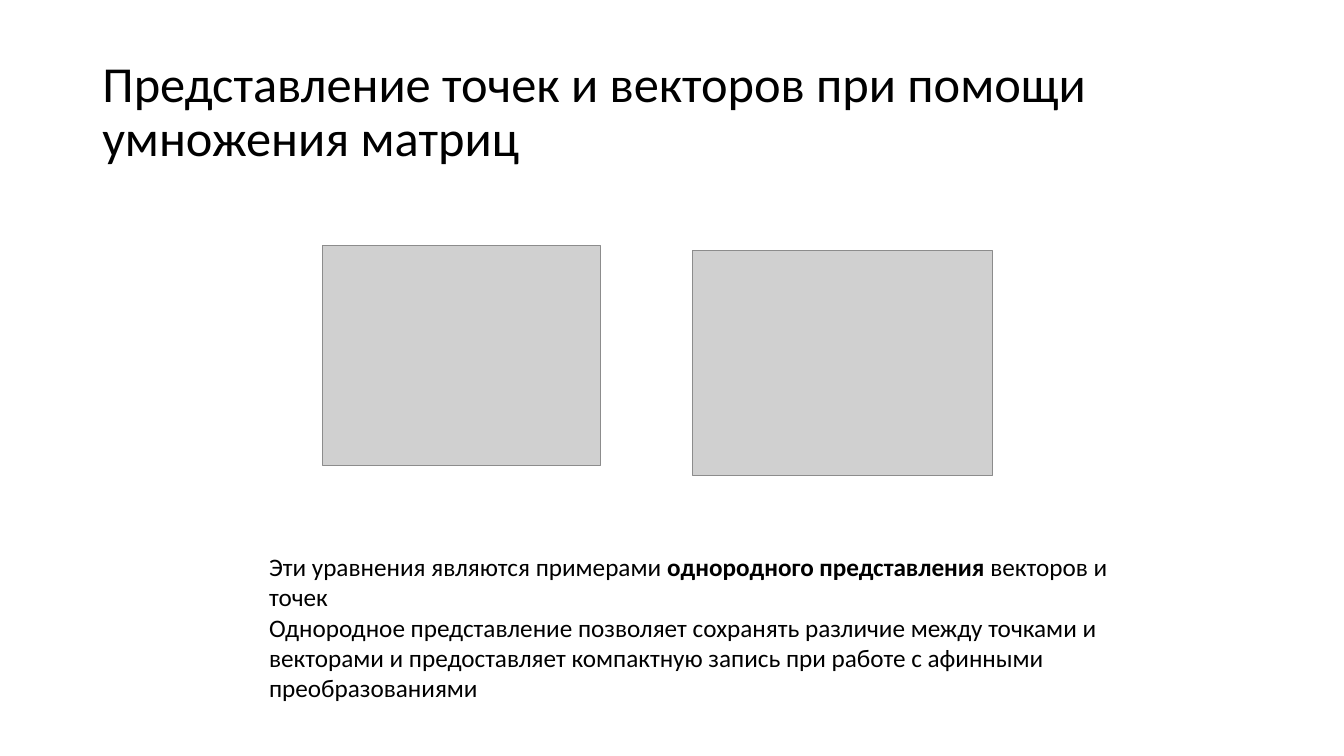
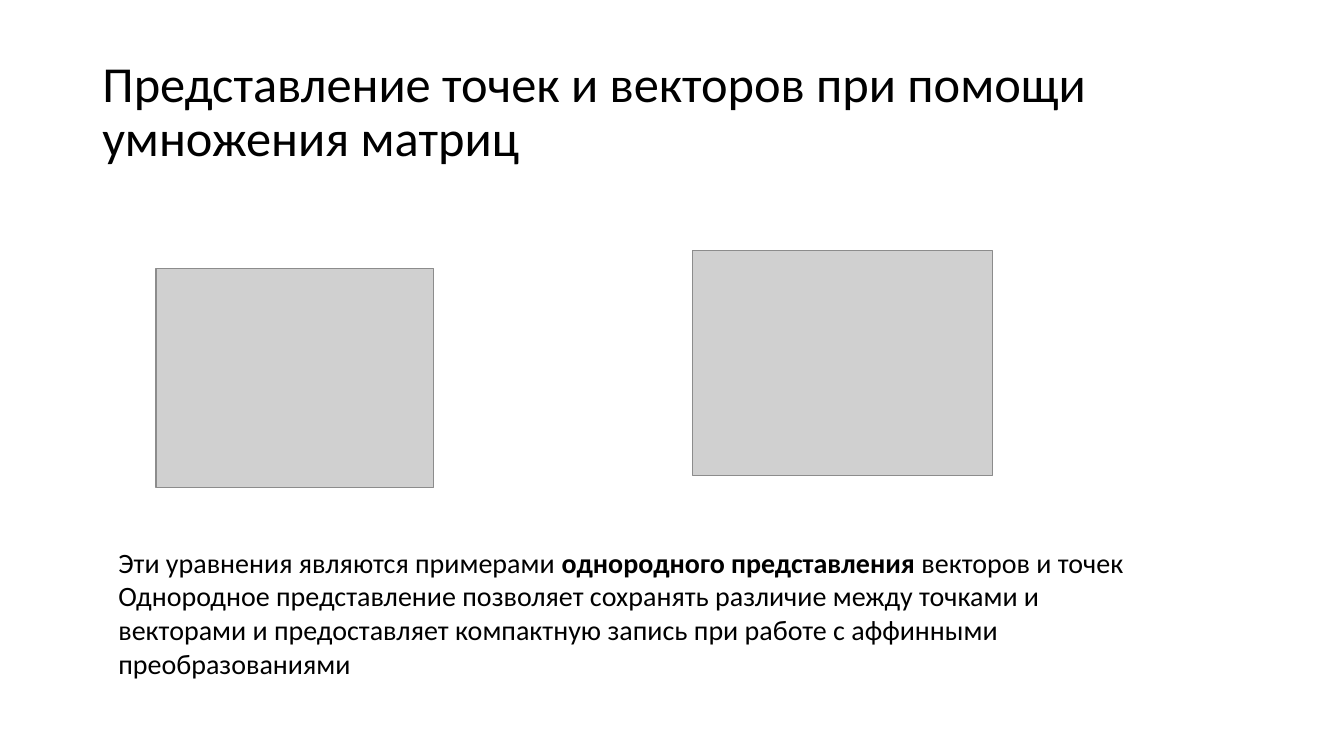
Before and after one commit to alexey-malov/cg-course, a slide deck: slide 55 of lectures/04 - Векторный анализ, трансформации и матрицы.pptx (slide 58 before the commit). Drawn at 1344x756 pixels with LibreOffice and Linux fonts; fonts in the diff are those of the drawing; grey boxes stand for pictures. Boxes give left, top, right and bottom in pixels: in the first picture for what was removed or moved away, otherwise in the second. Text is boxed around its words. In the diff, an @@ line names an element or a change of style, - is before the commit and + after.

```diff
--- a/lectures/04 - Векторный анализ, трансформации и матрицы.pptx
+++ b/lectures/04 - Векторный анализ, трансформации и матрицы.pptx
@@ picture moved from (x1=323, y1=246, x2=601, y2=466) to (x1=156, y1=268, x2=435, y2=488) @@
@@ text "Эти уравнения являются примерами однородного ..." moved from (x1=269, y1=559, x2=1108, y2=701) to (x1=118, y1=555, x2=1123, y2=679) @@
@@ text at (x1=118, y1=555, x2=1123, y2=578): size 18 to 20 pt in "Эти уравнения являются примерами однородного представления в ..." @@
@@ text at (x1=118, y1=587, x2=1039, y2=679): text changed; size 18 to 20 pt @@
-Однородное представление позволяет сохранять различие между точками и векторами и предоставляет компактную запись при работе с афинными преобразованиями
+Однородное представление позволяет сохранять различие между точками и векторами и предоставляет компактную запись при работе с аффинными преобразованиями
```
Also in this commit, not shown: 26 other slides changed, 1 slide added, 4 slides removed, 31 other files.
